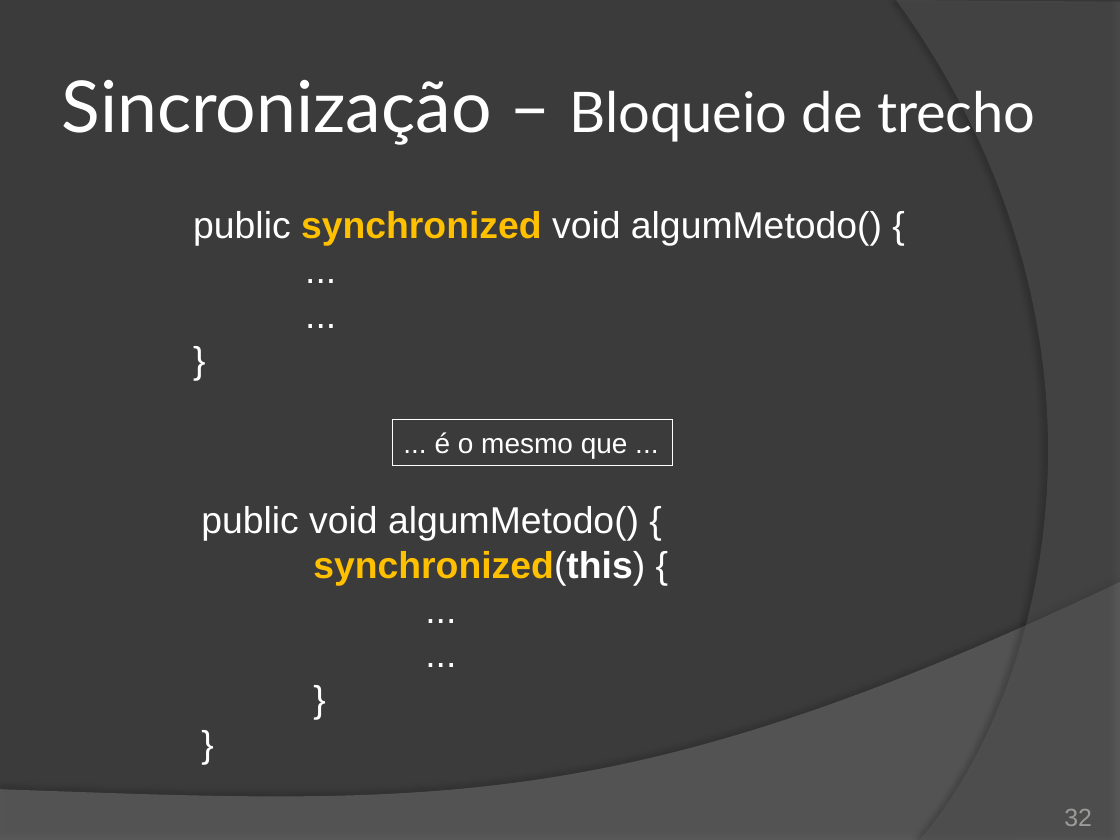
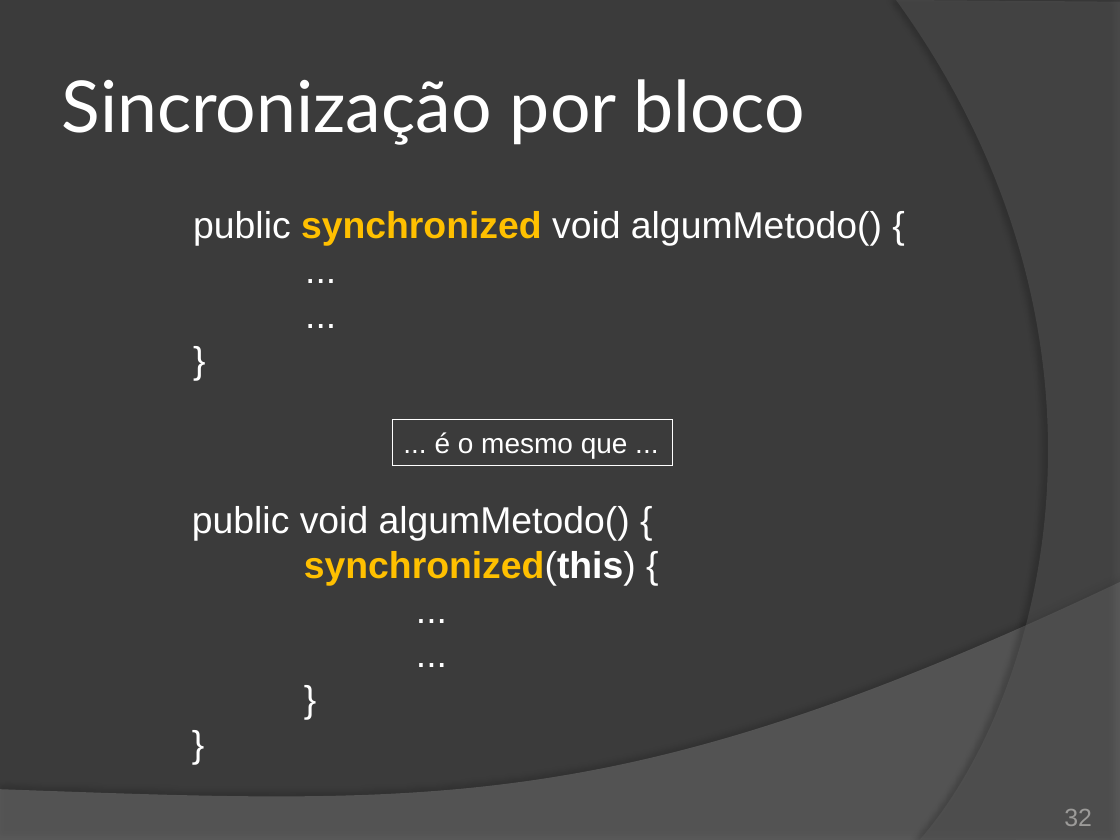
Before and after one commit to duchesqui/slzvieira-training, a slide deck: slide 32 of 2-Java-Programmer-Modulo-II/14.Capitulo08.pptx. Drawn at 1120x840 pixels with LibreOffice and Linux fonts; fonts in the diff are those of the drawing. Boxes give left, top, right and bottom in pixels: in the first picture for what was removed or moved away, otherwise in the second. Text is boxed around its words. In the diff, an @@ line names an element or a change of style, - is before the commit and + after.

Commit message:
Capítulo 8: Sincronização de bloco.

```diff
--- a/2-Java-Programmer-Modulo-II/14.Capitulo08.pptx
+++ b/2-Java-Programmer-Modulo-II/14.Capitulo08.pptx
@@ title at <box>62,79,805,145</box>: text changed; size 36 to 46 pt @@
-Sincronização – Bloqueio de trecho
+Sincronização por bloco
@@ text "public void algumMetodo() {": place and size @@
-text "public void algumMetodo() {" at <box>201,506,645,586</box>
+text "public void algumMetodo() {" at <box>192,506,636,586</box>
```
Also in this commit, not shown: 4 other slides changed.
